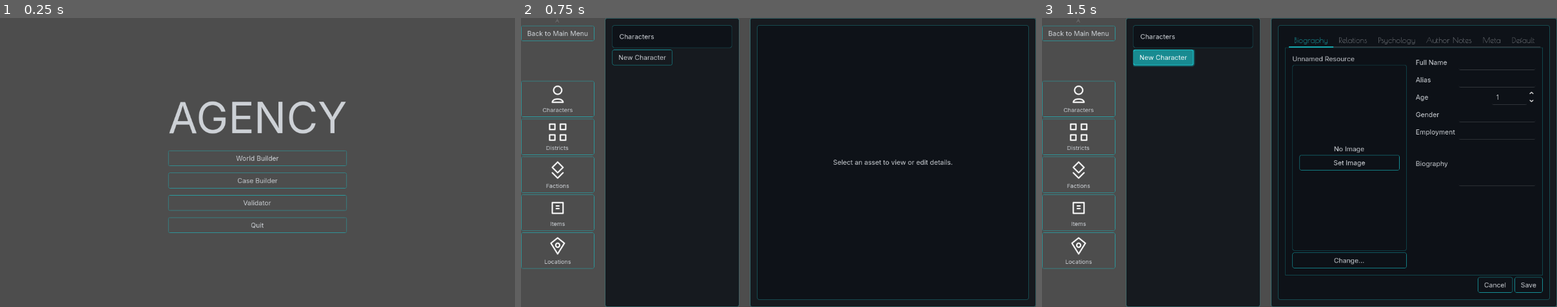
Above: before the commit, frames 1-3 (left to right).
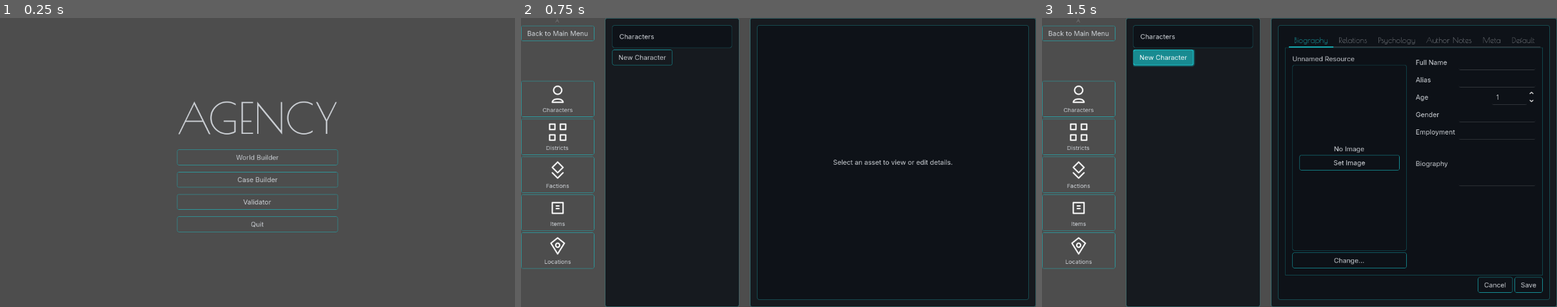
Above: after the commit, the same moments.

Repository: manosdvd/agency-godot
Game: Godot game, scene res://scenes/main_ui/main.tscn
Same seed, same stepped clock (60 frames per second), same inputs: the game is played once before the commit and once after it.
Inputs:
- Up to frame 1 (0.25 s): no input
- Up to frame 2 (0.75 s): click "World Builder" at 0.5 s
- Up to frame 3 (1.5 s): click "New Character" at 1.25 s

The runs differ from the first frame. In frame 1, 2.9% of the frame differs, in the area x 32-68%, y 28-75%; in frame 2, nothing differs; in frame 3, nothing differs.

Commit message:
I'm about to break stuff

Diff:
--- a/agency/data/resources/character_resource.gd
+++ b/agency/data/resources/character_resource.gd
@@ -6,7 +6,7 @@
 @export var full_name: String = ""
 @export var alias: String = ""
 @export var age: int = 30
-@export var gender: String = ""
+@export_enum("Male", "Female", "Non-binary", "Other", "Undisclosed") var gender: String = ""
 @export var employment: String = ""
 @export_multiline var biography: String = ""
 @export var image_path: String = ""
--- a/agency/scenes/main_ui/main.tscn
+++ b/agency/scenes/main_ui/main.tscn
@@ -1,7 +1,9 @@
-[gd_scene load_steps=3 format=3 uid="uid://bb4qyrq3v8p55"]
+[gd_scene load_steps=5 format=3 uid="uid://bb4qyrq3v8p55"]
 
 [ext_resource type="Theme" uid="uid://dk4tb4ik5futb" path="res://themes/main_theme.tres" id="1_k62ti"]
 [ext_resource type="Script" uid="uid://cp0or0kxcub5x" path="res://scripts/main_ui/main.gd" id="2_87l0o"]
+[ext_resource type="FontFile" uid="uid://cmyqcwlx6y8gd" path="res://assets/PoiretOne-Regular.ttf" id="3_87l0o"]
+[ext_resource type="FontFile" uid="uid://b5ha3lscdscnl" path="res://assets/Inter-VariableFont_opsz,wght.ttf" id="4_ihbyj"]
 
 [node name="Main" type="Control"]
 layout_mode = 3
@@ -27,7 +29,9 @@
 
 [node name="Label" type="Label" parent="CenterContainer/VBoxContainer"]
 layout_mode = 2
+theme = ExtResource("1_k62ti")
 theme_type_variation = &"Title"
+theme_override_fonts/font = ExtResource("3_87l0o")
 theme_override_font_sizes/font_size = 96
 text = "AGENCY"
 horizontal_alignment = 1
@@ -35,17 +39,21 @@
 [node name="WorldBuilderButton" type="Button" parent="CenterContainer/VBoxContainer"]
 layout_mode = 2
 theme_type_variation = &"Primary"
+theme_override_fonts/font = ExtResource("4_ihbyj")
 text = "World Builder"
 
 [node name="CaseCreatorButton" type="Button" parent="CenterContainer/VBoxContainer"]
 layout_mode = 2
 theme_type_variation = &"Primary"
+theme_override_fonts/font = ExtResource("4_ihbyj")
 text = "Case Builder"
 
 [node name="ValidatorButton" type="Button" parent="CenterContainer/VBoxContainer"]
 layout_mode = 2
+theme_override_fonts/font = ExtResource("4_ihbyj")
 text = "Validator"
 
 [node name="QuitButton" type="Button" parent="CenterContainer/VBoxContainer"]
 layout_mode = 2
+theme_override_fonts/font = ExtResource("4_ihbyj")
 text = "Quit"
Not shown, added: agency/assets/background_circuit.png.import
Not shown, removed: 7527039.jpg
Not shown, added: Bold and Confident in Black.png
Not shown, added: Gemini_Generated_Image_r6uxw6r6uxw6r6ux.png
Not shown, added: README.md
Not shown, removed: Rise-Of-The-Beasts-Bios-02.jpg
Not shown, added: blueprint.md
Not shown, removed: tumblr_ozbwc69m461sccpmoo1_1280.png
Not shown, added: walkthroughA1(complete).md
Not shown, added: walkthroughA2.md
Not shown, added: walkthroughA3.md
Not shown, added: walkthroughA4.md
(and 6 more such lines)
